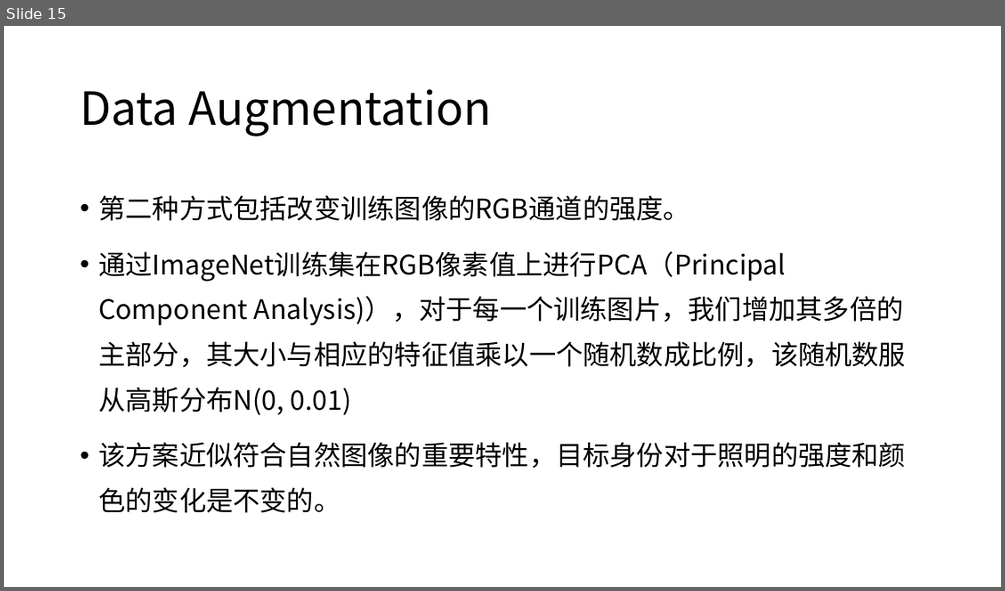
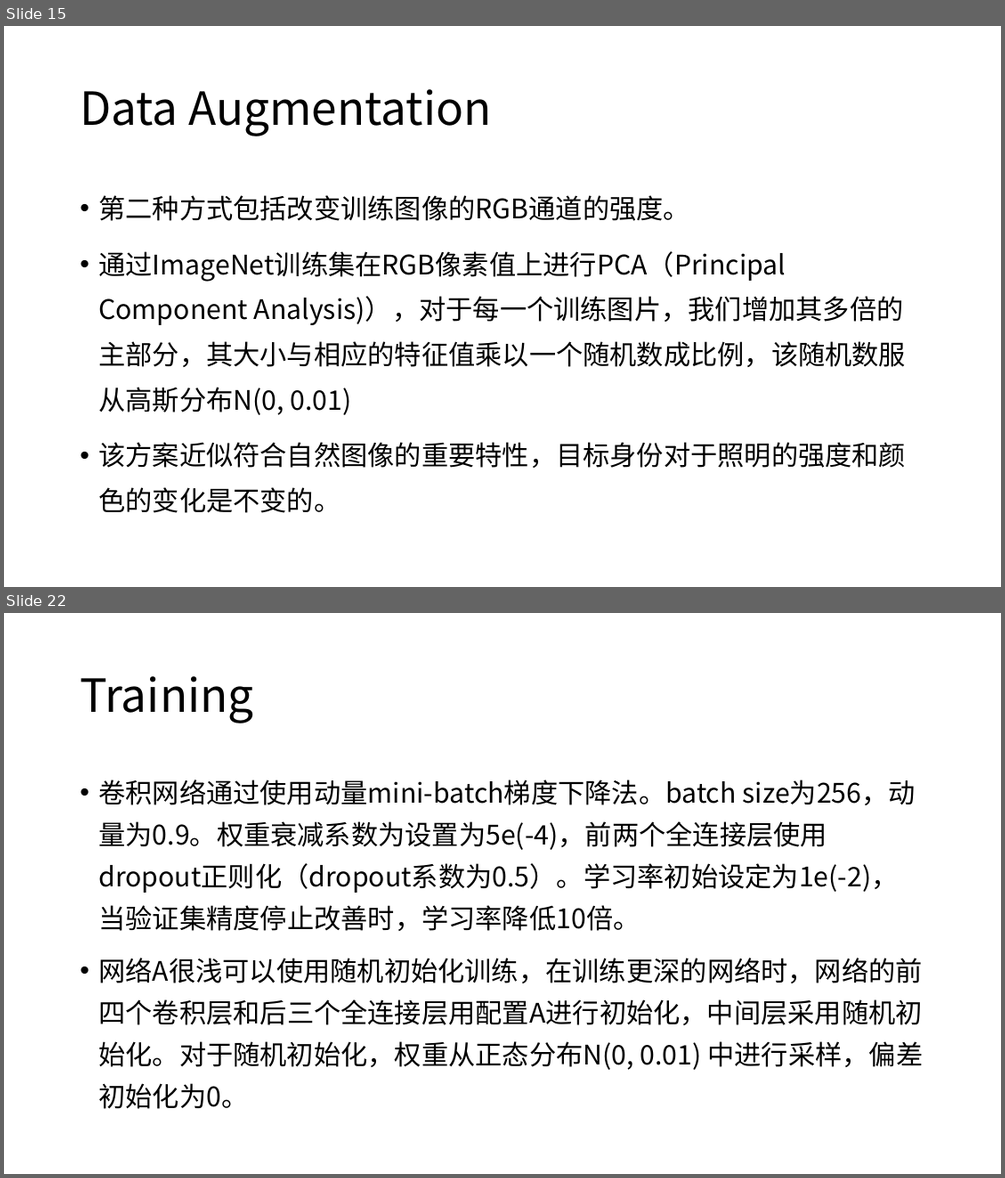
Before and after one commit to XianzhengWU/deeplearning_papernotes, a slide deck: 四篇论文笔记汇总.pptx. Shown one above the other, each under a label of ours: slide 15 before the commit, slides 15 and 22 after it; the slides between them are not shown. The pictures are 1005x591 and 1005x1178 pixels, drawn with LibreOffice and Linux fonts; fonts in the diff are those of the drawing. Boxes give left, top, right and bottom in pixels: in the first picture for what was removed or moved away, otherwise in the second. Text is boxed around its words. In the diff, an @@ line names an element or a change of style, - is before the commit and + after.

```diff
--- a/四篇论文笔记汇总.pptx
+++ b/四篇论文笔记汇总.pptx
@@ slide 22 added at (4,613,1001,1174), background #FFFFFF @@
@@ title added at (80,676,253,723), 44 pt, text #000000 @@
+Training
@@ text added at (98,779,922,1109), 25.9 pt, text #000000 @@
+• 卷积网络通过使用动量mini-batch梯度下降法。batch size为256，动量为0.9。权重衰减系数为设置为5e(-4)，前两个全连接层使用dropout正则化（dropout系数为0.5）。学习率初始设定为1e(-2)，当验证集精度停止改善时，学习率降低10倍。
+• 网络A很浅可以使用随机初始化训练，在训练更深的网络时，网络的前四个卷积层和后三个全连接层用配置A进行初始化，中间层采用随机初始化。对于随机初始化，权重从正态分布N(0, 0.01) 中进行采样，偏差初始化为0。
```
Also in this commit, not shown: 13 other slides added, 5 slides removed, 6 other files.
